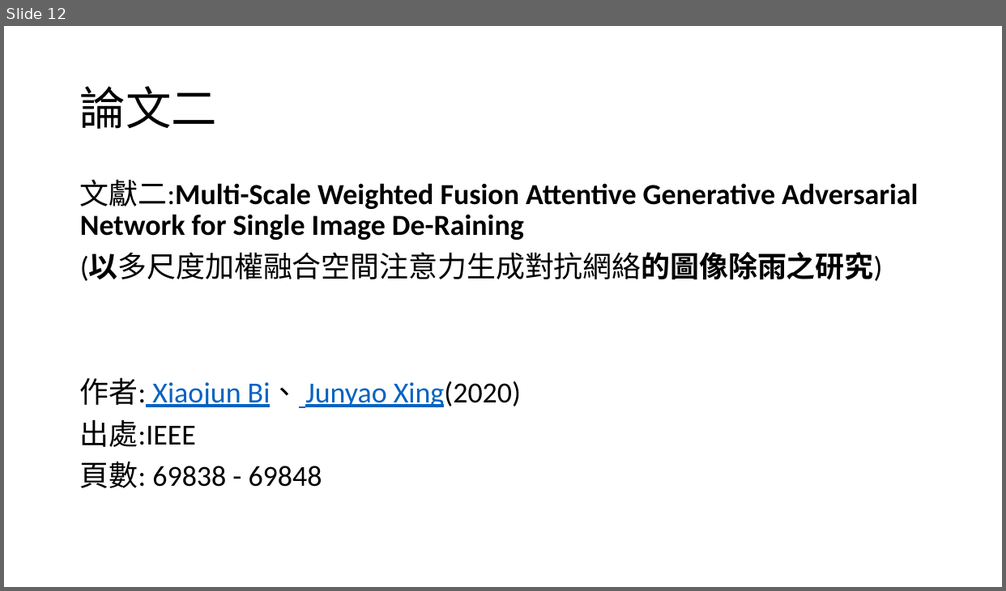
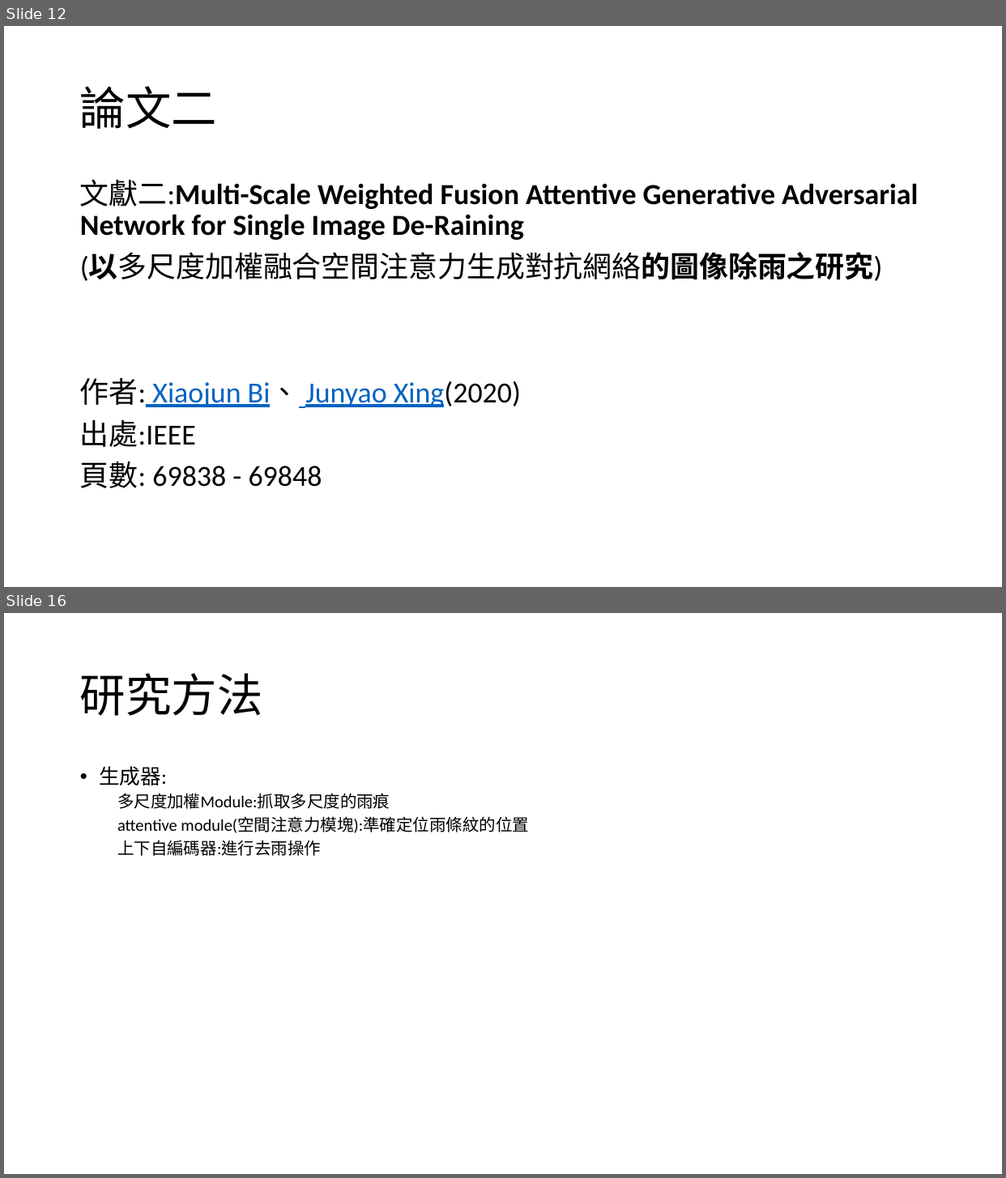
Before and after one commit to 10994015/paper, a slide deck: 論文/論文寫作.pptx. Shown one above the other, each under a label of ours: slide 12 before the commit, slides 12 and 16 after it; the slides between them are not shown. The pictures are 1006x591 and 1006x1178 pixels, drawn with LibreOffice and Linux fonts; fonts in the diff are those of the drawing. Boxes give left, top, right and bottom in pixels: in the first picture for what was removed or moved away, otherwise in the second. Text is boxed around its words. In the diff, an @@ line names an element or a change of style, - is before the commit and + after.

```diff
--- a/論文/論文寫作.pptx
+++ b/論文/論文寫作.pptx
@@ slide 16 added at [4, 613, 1002, 1174], background #FFFFFF @@
@@ title added at [80, 673, 263, 716], 44 pt, text #000000 @@
+研究方法
@@ text added at [99, 766, 529, 856], 16 pt, text #000000 @@
+• 生成器:
+  多尺度加權Module:抓取多尺度的雨痕
+  attentive module(空間注意力模塊):準確定位雨條紋的位置
+  上下自編碼器:進行去雨操作
```
Also in this commit, not shown: 3 slides changed, 34 other slides added, 1 other file.
